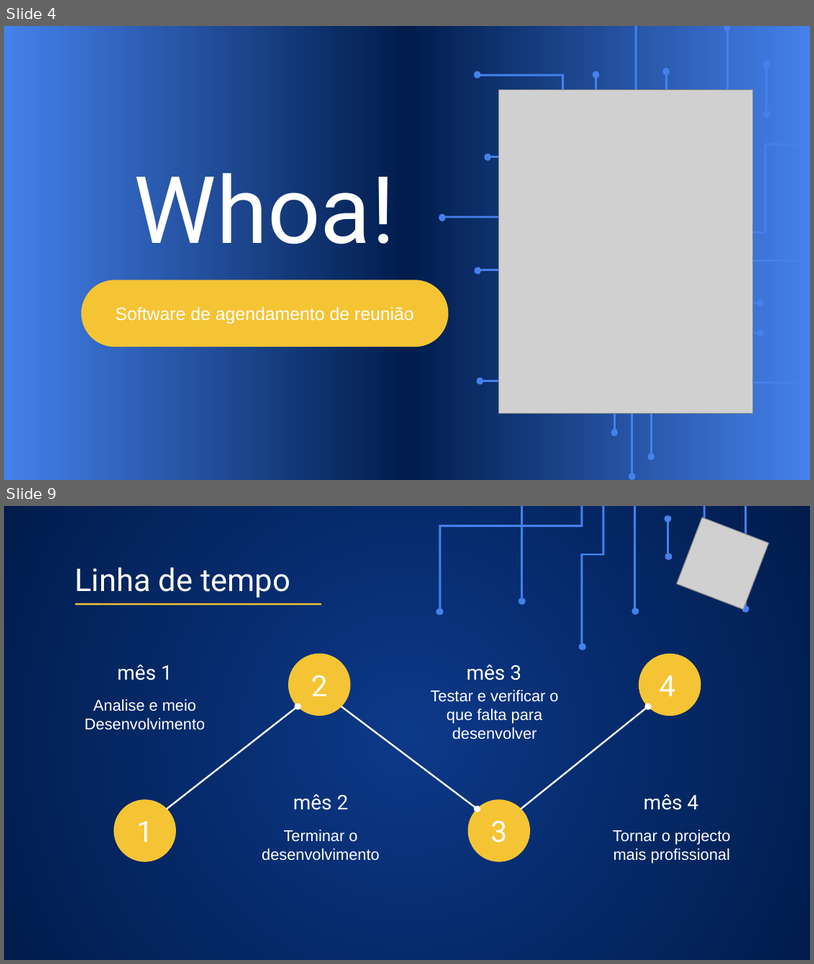
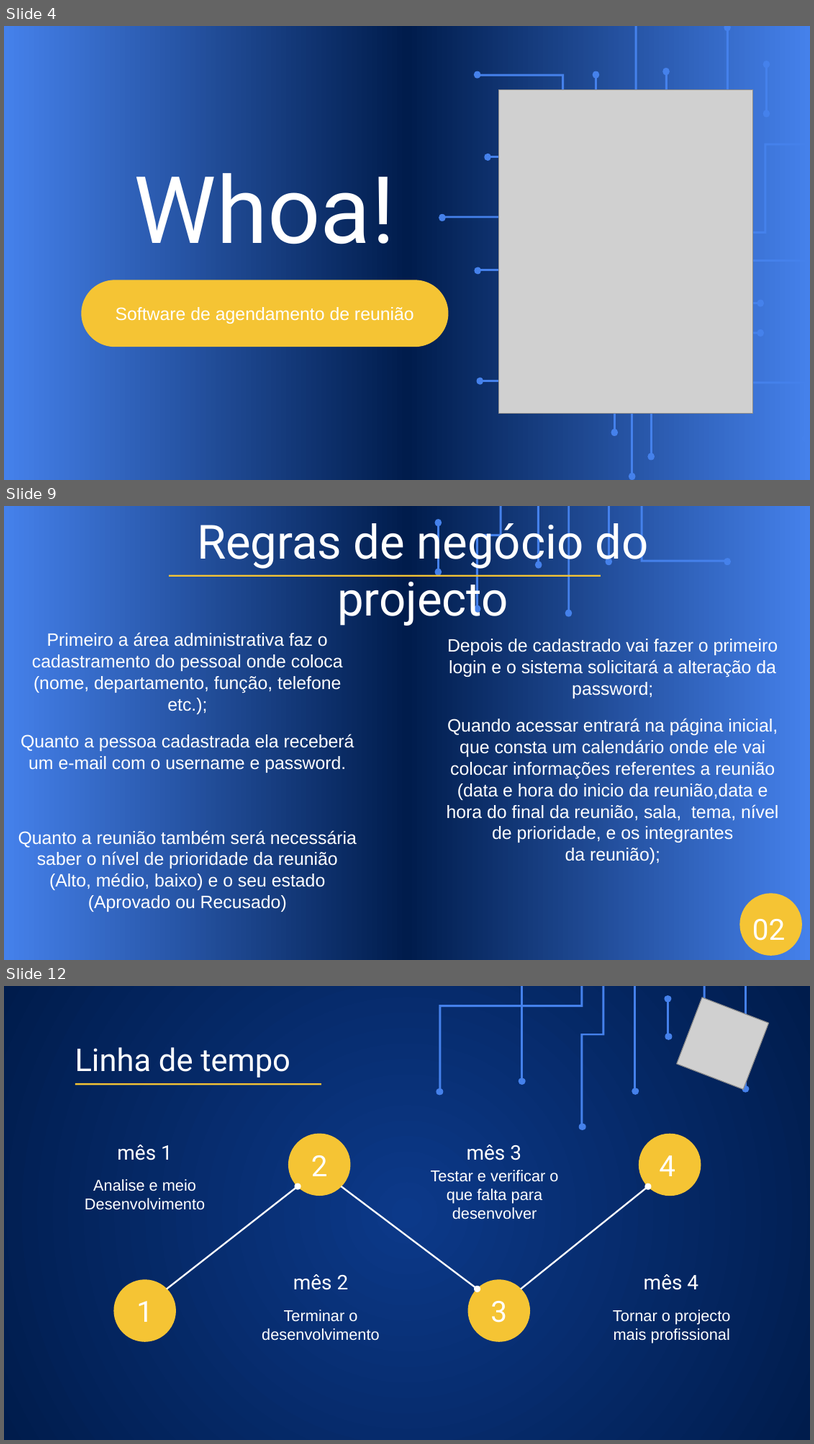
Before and after one commit to gelson2021/Projecto_tis, a slide deck: AgendaTis Apresentação.odp. Shown one above the other, each under a label of ours: slides 4 and 9 before the commit, slides 4, 9 and 12 after it; the slides between them are not shown. The pictures are 814x964 and 814x1444 pixels, drawn with LibreOffice and Linux fonts; fonts in the diff are those of the drawing; grey boxes stand for pictures; background and template pictures are left out. Boxes give left, top, right and bottom in pixels: in the first picture for what was removed or moved away, otherwise in the second. Text is boxed around its words. In the diff, an @@ line names an element or a change of style, - is before the commit and + after.

```diff
--- a/AgendaTis Apresentação.odp
+++ b/AgendaTis Apresentação.odp
@@ slide 9 added at (4, 506, 810, 960), background gradient #4581EB to #001C4C @@
@@ title added at (197, 515, 649, 626), 42 pt, text #FFFFFF @@
+Regras de negócio do projecto
@@ group added at (434, 506, 732, 616): 12 freeform shapes @@
@@ line added from (170, 575) to (601, 575), #F5C434 1.5 pt @@
@@ text added at (18, 632, 357, 911), 16 pt, text #FFFFFF @@
+Primeiro a área administrativa faz o cadastramento do pessoal onde coloca (nome, departamento, função, telefone etc.);
+Quanto a pessoa cadastrada ela receberá um e-mail com o username e password.
+Quanto a reunião também será necessária saber o nível de prioridade da reunião (Alto, médio, baixo) e o seu estado (Aprovado ou Recusado)
@@ text added at (447, 638, 779, 864), 16 pt, text #FFFFFF @@
+Depois de cadastrado vai fazer o primeiro login e o sistema solicitará a alteração da password;
+Quando acessar entrará na página inicial, que consta um calendário onde ele vai colocar informações referentes a reunião (data e hora do inicio da reunião,data e hora do final da reunião, sala, tema, nível de prioridade, e os integrantes da reunião);
@@ ellipse added at (741, 893, 802, 955), fill #F5C434, outline #F5C434 0.74 pt @@
@@ text added at (753, 919, 785, 940), 26 pt, text #FFFFFF @@
+02
@@ what was slide 9 is now slide 12 @@
```
Also in this commit, not shown: 9 slides changed, 2 other slides added, 12 other files.
